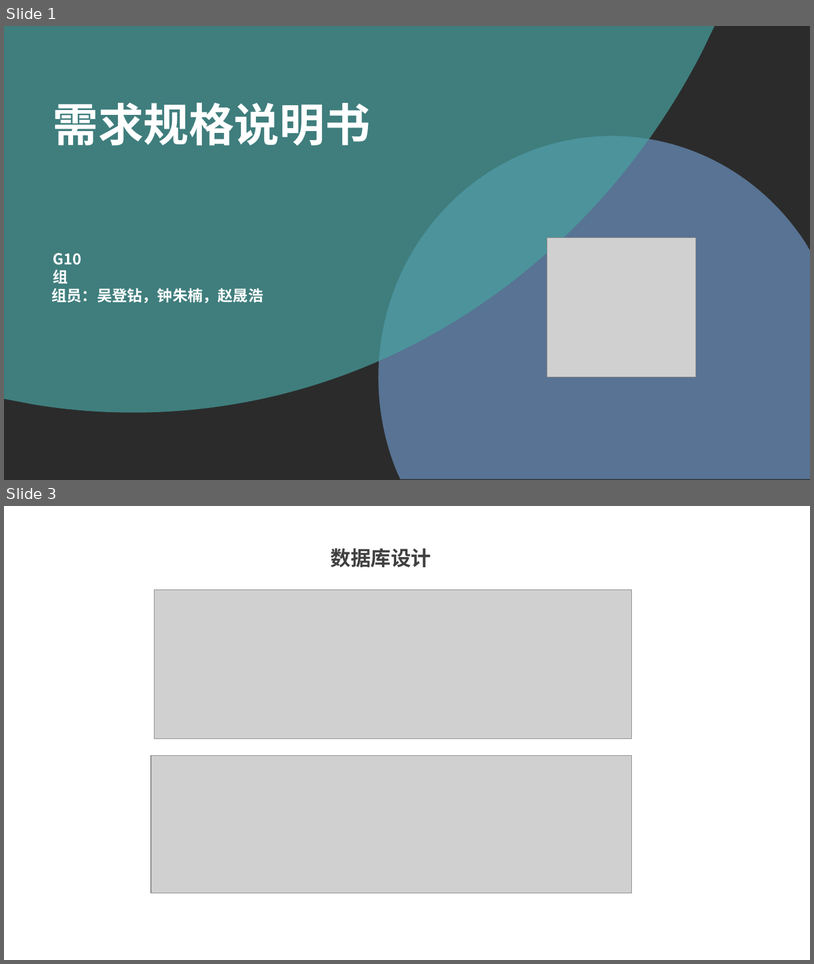
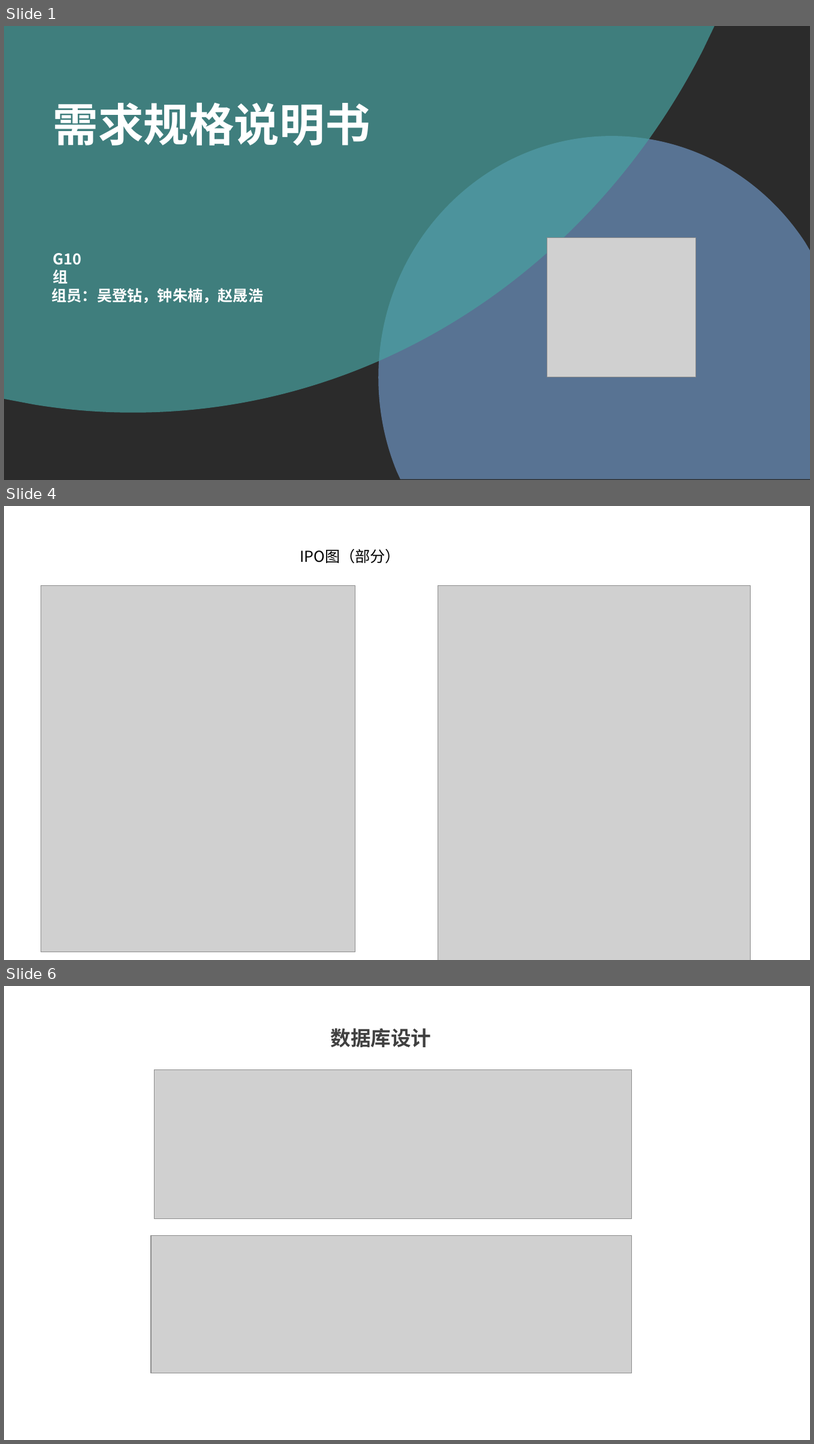
Before and after one commit to wo-ay/G10, a slide deck: 项目文档/文档与ppt/G10详细设计PPT.pptx. Shown one above the other, each under a label of ours: slides 1 and 3 before the commit, slides 1, 4 and 6 after it; the slides between them are not shown. The pictures are 814x964 and 814x1444 pixels, drawn with LibreOffice and Linux fonts; fonts in the diff are those of the drawing; grey boxes stand for pictures; background and template pictures are left out; a plain dark background stands for a picture behind light text. Boxes give left, top, right and bottom in pixels: in the first picture for what was removed or moved away, otherwise in the second. Text is boxed around its words. In the diff, an @@ line names an element or a change of style, - is before the commit and + after.

```diff
--- a/项目文档/文档与ppt/G10详细设计PPT.pptx
+++ b/项目文档/文档与ppt/G10详细设计PPT.pptx
@@ slide 4 added at (4,506,810,960), background picture (left out) @@
@@ text added at (300,549,401,564), 18 pt, text #000000 @@
+IPO图（部分）
@@ picture added at (41,585,355,951) @@
@@ picture added at (438,585,751,960) @@
@@ what was slide 3 is now slide 6 @@
```
Also in this commit, not shown: 3 slides changed, 2 other slides added, 2 other files.
